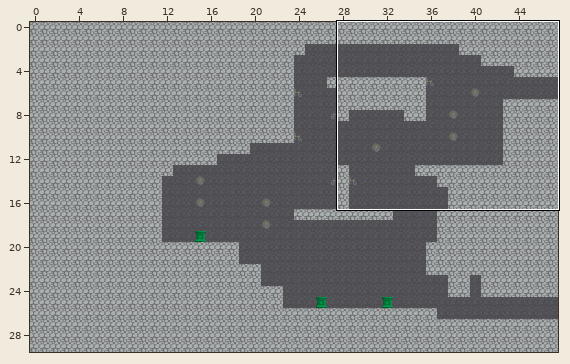
Two versions of a level (Tiled map, TiledMaps/room1-1.tmx). The picture above shows the old version from afar; the outline marks the close-up.
Close-up. Before the commit:
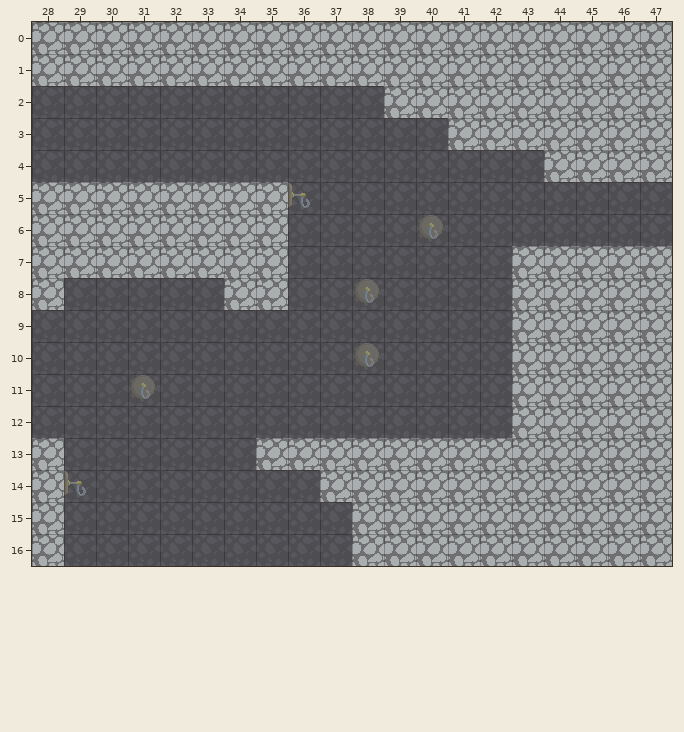
Cells are 32x32 px. Shown: x 28..47, y 0..16. The commit also changed other parts of the map, which this record leaves out.
And afterwards:
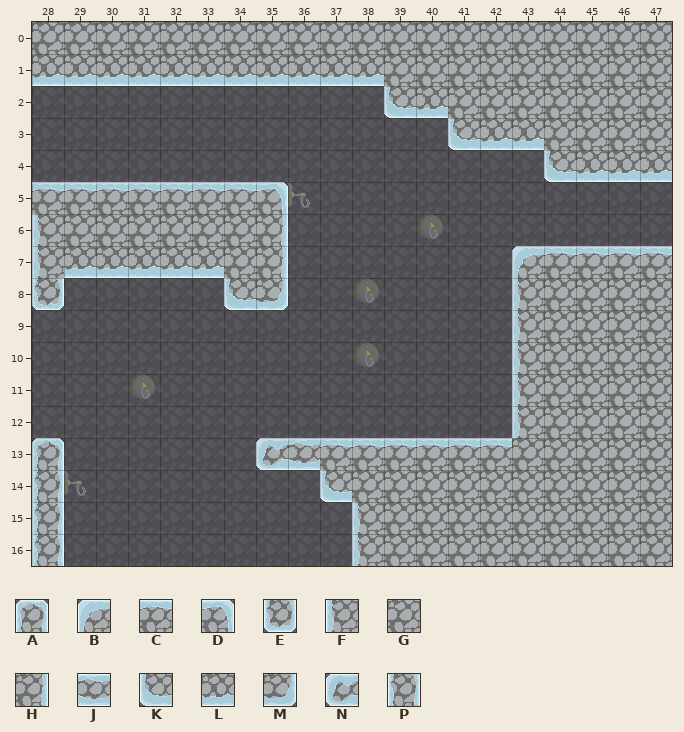
Key: from "tilemap": A 0, B 3, C 4, D 5, E 6, F 9, G 10, H 11, J 12, K 15, L 16, M 17, N 18, P 25.
_ is an empty cell.
Change:
Layer "foreground":
y 1: x 28..38 GGGGGGGGGGG -> LLLLLLLLLLL
y 2: x 39..40 GG -> KL
y 3: x 41..43 GGG -> KLL
y 4: x 44..47 GGGG -> KLLL
y 5: x 28..35 GGGGGGGG -> CCCCCCCD
y 6: x 28 G -> F; x 35 G -> H
y 7: x 28..33 GGGGGG -> FLLLLL; x 35 G -> H; x 43..47 GGGGG -> BCCCC
y 8: x 28 G -> E; x 34..35 GG -> KM; x 43 G -> F
y 9..12: x 43 G -> F
y 13: x 28 G -> A; x 35..42 GGGGGGGG -> NJCCCCCC
y 14: x 28 G -> P; x 37 G -> K
y 15..16: x 28 G -> P; x 38 G -> F
